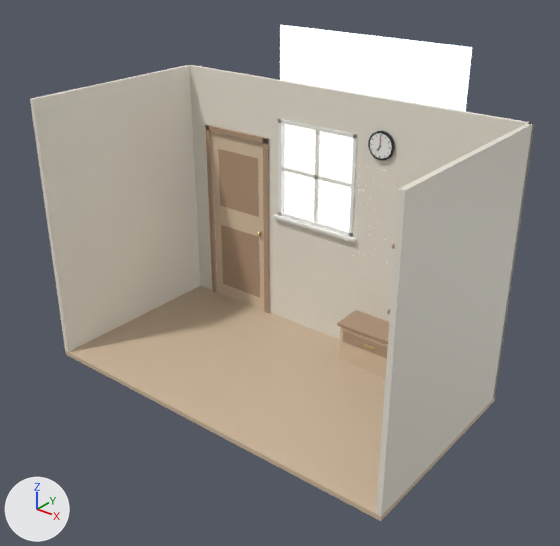
The Blender file debu_di_atas_mushaf/debu_di_atas_mushaf_lengkap.blend as it was, and as the next commit left it.
Before and after are seen from a 50 mm lens placed at (44.2, -58.8, 45.3), pointed at (0.1, -3.7, 11.2). Lighting does not change. The marker at lower left points along +X, +Y and +Z. The first picture is the older version.

In view in the first picture: 'Siluet_Latar', 'dinding_belakang', 'dinding_kanan', 'dinding_kiri', 'jam_dinding', 'jendela', 'kusen_pintu', 'langit_luar', 'lantai', 'meja_laci', 'pintu'.
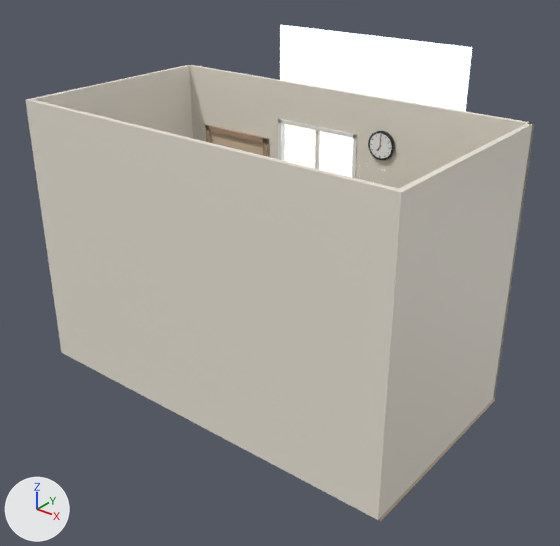
The change, as a diff of the scene's bpy script:
```diff
--- a/debu_di_atas_mushaf/debu_di_atas_mushaf_lengkap.blend.py
+++ b/debu_di_atas_mushaf/debu_di_atas_mushaf_lengkap.blend.py
@@ me_dinding_depan @@
+me_dinding_depan.from_pydata(...)  # a box spanning x -0.5..0.5, y -0.5..0.5, z -0.5..0.5
+me_dinding_depan.materials.append(mat_dinding)  # white #ede7da
@@ ob_dinding_depan @@
+ob_dinding_depan = bpy.data.objects.new('dinding_depan', me_dinding_depan)
+ob_dinding_depan.location = (0.0, -16.2, 14.0)
+ob_dinding_depan.scale = (41.0, 0.5, 28.0)
```

Boxes [x1, y1, x2, y2] around the edits, measured in the pictures (560 x 546 px):
'dinding_depan', added
    after: [25, 99, 405, 520]
'lantai', unchanged, covered by the edit
    before: [65, 285, 495, 521]
    after: [378, 398, 495, 521]
'dinding_kiri', unchanged, covered by the edit
    before: [30, 65, 200, 352]
    after: [31, 65, 193, 138]
'pintu', unchanged, covered by the edit
    before: [212, 132, 264, 310]
    after: [212, 132, 263, 155]
'jendela', unchanged, covered by the edit
    before: [273, 119, 357, 242]
    after: [278, 119, 357, 178]
